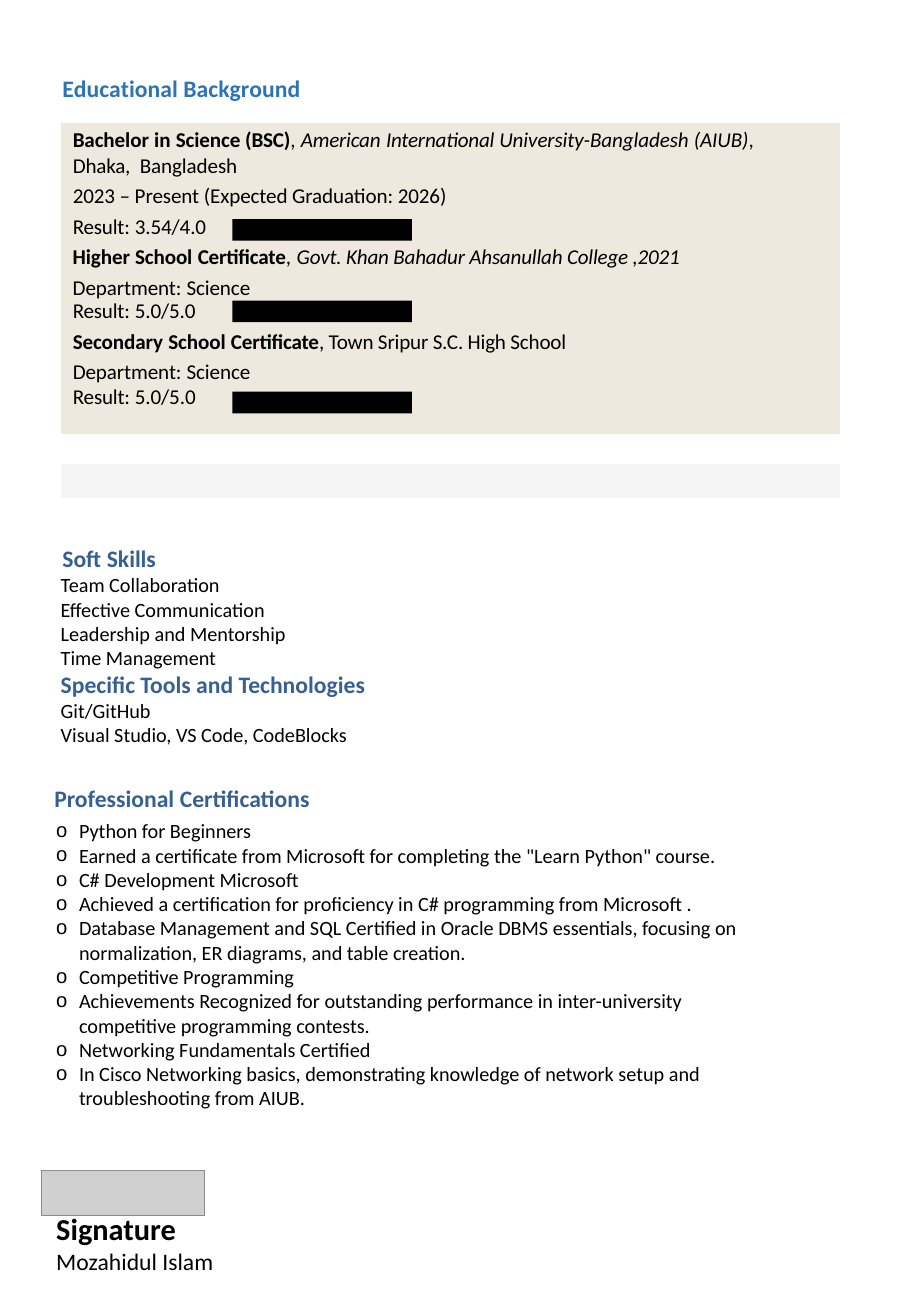
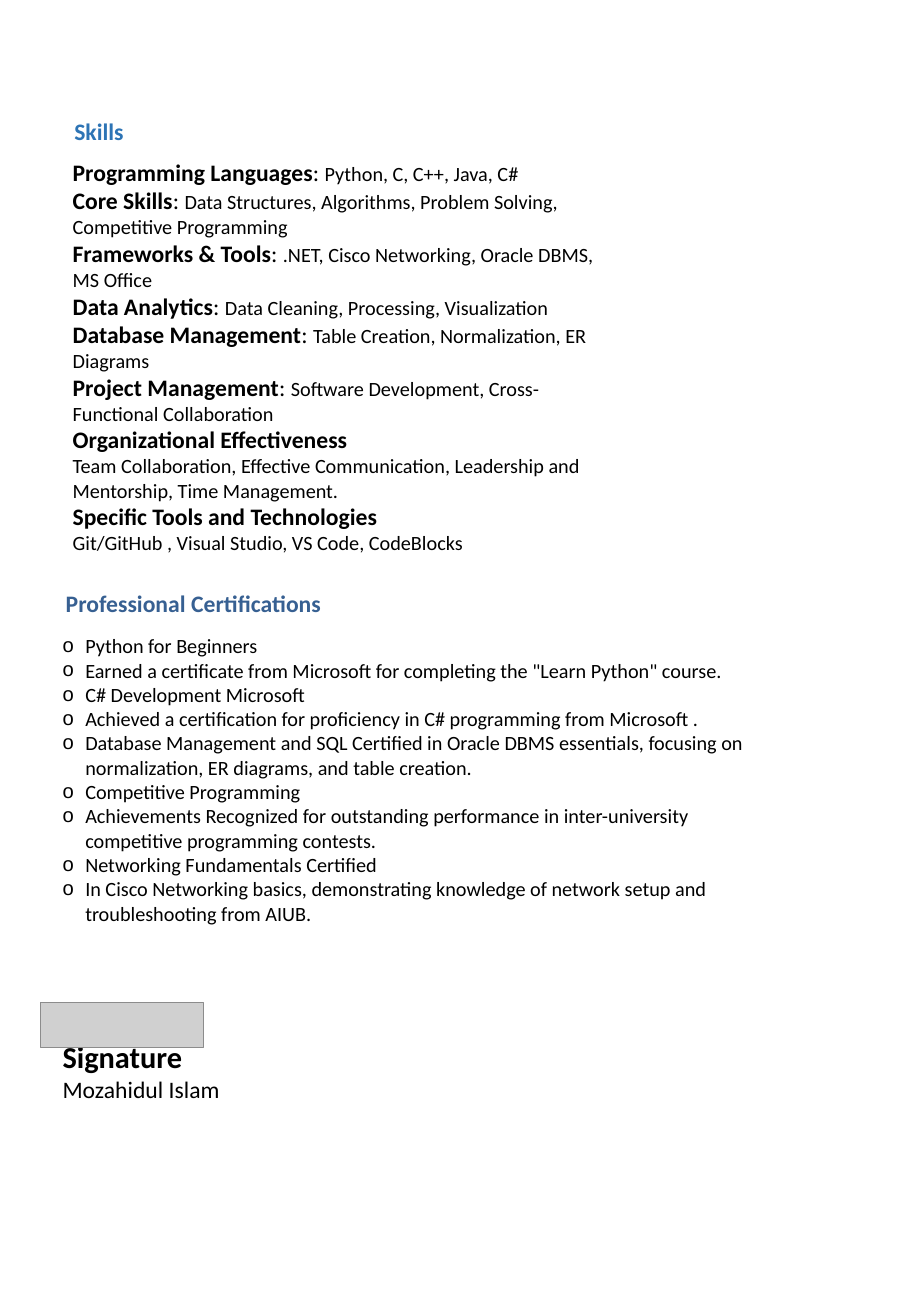
Before and after one commit to Mozahid-AIUB/My-Resume, a slide deck: slide 2 of CV.pptx. Drawn at 911x1316 pixels with LibreOffice and Linux fonts; fonts in the diff are those of the drawing; grey boxes stand for pictures. Boxes give left, top, right and bottom in pixels: in the first picture for what was removed or moved away, otherwise in the second. Text is boxed around its words. In the diff, an @@ line names an element or a change of style, - is before the commit and + after.

Commit message:
Uploaded my latest CV file, which includes updated professional experience, education, and skills.
"This commit includes the latest version of my CV. The document has been updated with the following changes:
- Added recent professional experience from the past two years.
- Updated education section to reflect new qualifications.
- Included additional technical skills acquired recently.
- Reformatted the layout for improved readability and design consistency.

This file is intended for job applications and showcases my most recent accomplishments and skills."

```diff
--- a/CV.pptx
+++ b/CV.pptx
@@ text removed at bbox=[62, 80, 300, 101] @@
-Educational Background
@@ table removed at bbox=[61, 123, 841, 537], 6 rows, 1 columns @@
-Bachelor in Science (BSC), American International University-Bangladesh (AIUB), Dhaka, Bangladesh / 2023 – Present (Expected Graduation: 2026) / Result: 3.54/4.0 / Higher School Certificate, Govt. Khan Bahadur Ahsanullah College ,2021 / Department: Science / Result: 5.0/5.0 / Secondary School Certificate, Town Sripur S.C. High School / Department: Science / Result: 5.0/5.0
-
-
-
-
-
@@ text added at bbox=[74, 123, 123, 140], 14 pt, text #2D74B5, bold @@
+Skills
@@ text added at bbox=[73, 164, 593, 553], 12 pt, text #000000 @@
+Programming Languages: Python, C, C++, Java, C#
+Core Skills: Data Structures, Algorithms, Problem Solving, Competitive Programming
+Frameworks & Tools: .NET, Cisco Networking, Oracle DBMS, MS Office
+Data Analytics: Data Cleaning, Processing, Visualization
+Database Management: Table Creation, Normalization, ER Diagrams
+Project Management: Software Development, Cross-Functional Collaboration
+Organizational Effectiveness
+Team Collaboration, Effective Communication, Leadership and Mentorship, Time Management.
+Specific Tools and Technologies
+Git/GitHub , Visual Studio, VS Code, CodeBlocks
@@ freeform shape removed at bbox=[232, 219, 412, 241] @@
@@ freeform shape removed at bbox=[232, 301, 412, 323] @@
@@ freeform shape removed at bbox=[232, 391, 412, 413] @@
@@ text removed at bbox=[61, 550, 365, 745] @@
-Soft Skills
-Team Collaboration
-Effective Communication
-Leadership and Mentorship
-Time Management
-Specific Tools and Technologies
-Git/GitHub
-Visual Studio, VS Code, CodeBlocks
@@ text "Professional Certifications": place and size @@
-text "Professional Certifications" at bbox=[54, 790, 310, 807]
+text "Professional Certifications" at bbox=[66, 595, 321, 612]
@@ text "Python for Beginners": place and size @@
-text "Python for Beginners" at bbox=[79, 824, 736, 1109]
+text "Python for Beginners" at bbox=[85, 639, 742, 925]
@@ picture added at bbox=[40, 1002, 203, 1047] @@
@@ text "Signature": place and size @@
-text "Signature" at bbox=[56, 1215, 213, 1270]
+text "Signature" at bbox=[63, 1043, 220, 1098]
@@ picture removed at bbox=[41, 1171, 204, 1216] @@
```
Also in this commit, not shown: 1 other slide changed.
